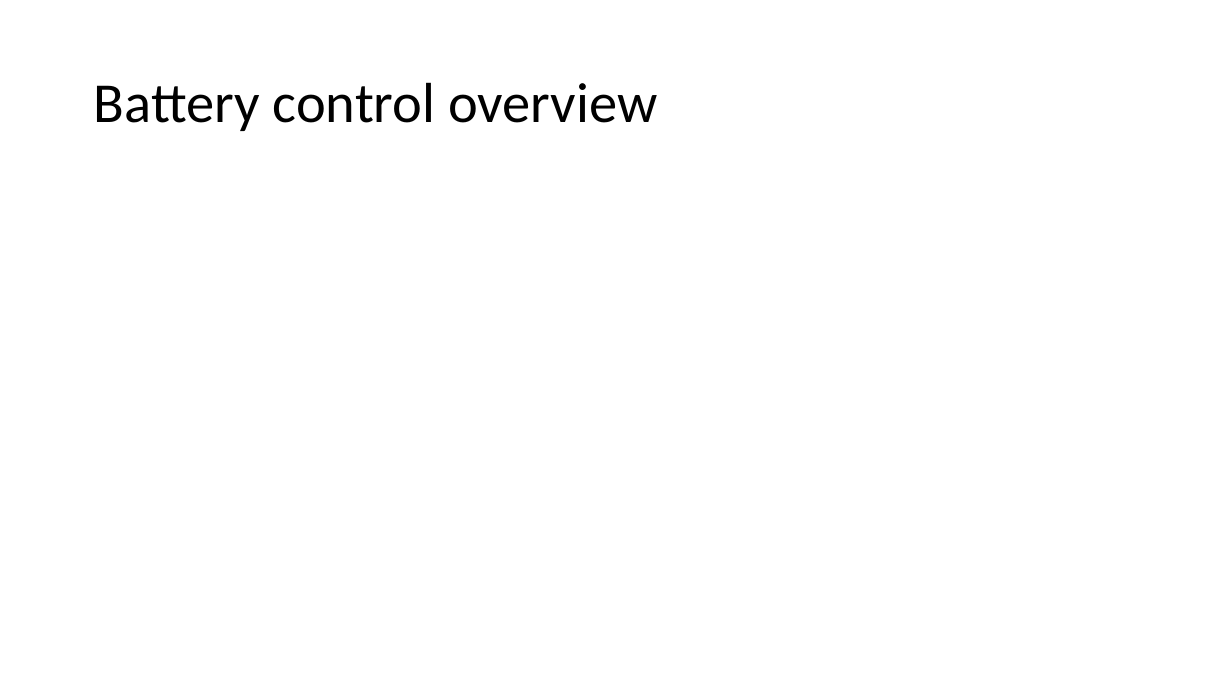
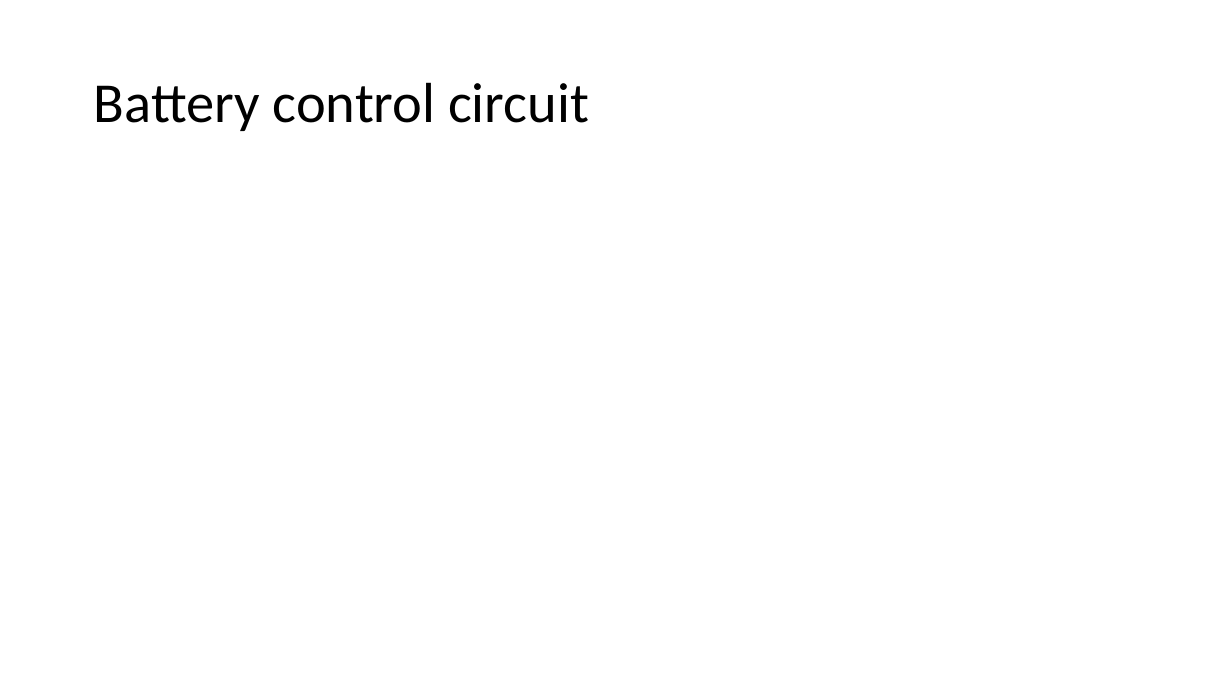
Before and after one commit to Ionsto/L2-DESIGN, a slide deck: slide 7 of PRESENTATION/Battery.pptx (slide 10 before the commit). Drawn at 1232x693 pixels with LibreOffice and Linux fonts; fonts in the diff are those of the drawing. Boxes give left, top, right and bottom in pixels: in the first picture for what was removed or moved away, otherwise in the second. Text is boxed around its words. In the diff, an @@ line names an element or a change of style, - is before the commit and + after.

Commit message:
Updated battery schematic

```diff
--- a/PRESENTATION/Battery.pptx
+++ b/PRESENTATION/Battery.pptx
@@ title at bbox=[94, 82, 589, 131]: text changed @@
-Battery control overview
+Battery control circuit
```
Also in this commit, not shown: 1 other slide changed, 7 slides removed, 2 other files.
